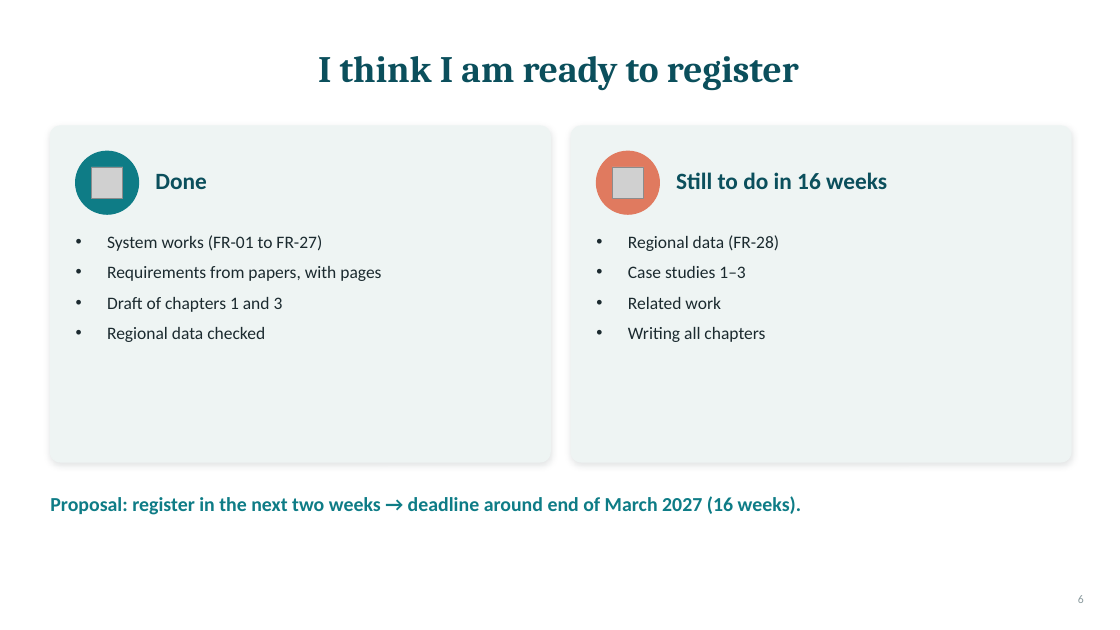
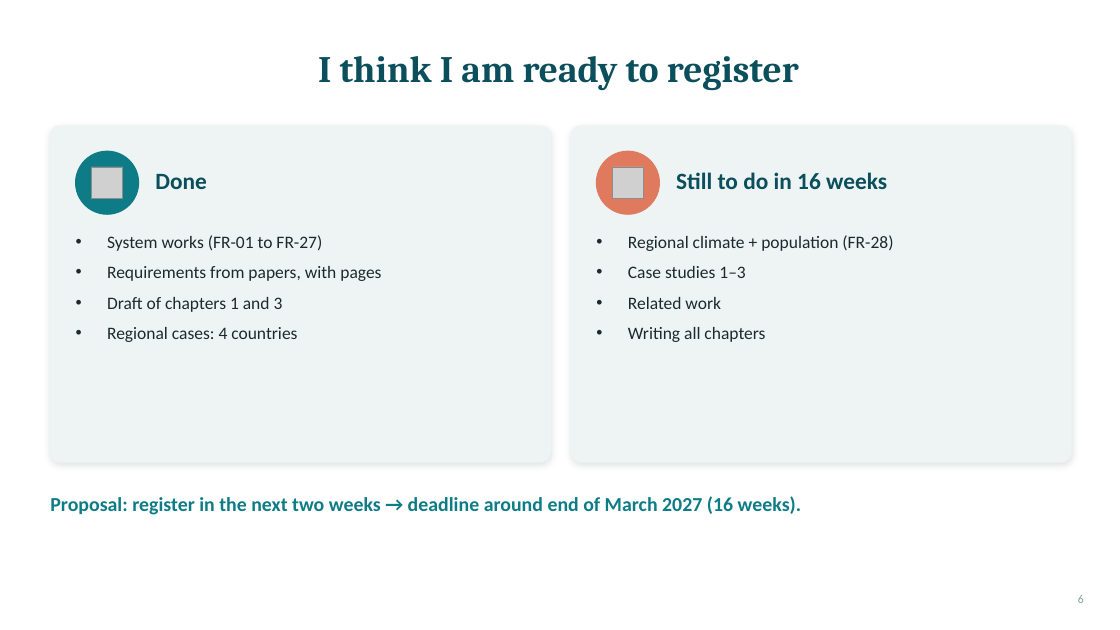
Before and after one commit to geohanibal/llm-climate-health, a slide deck: slide 6 of docs/thesis/supervisor_meetings/2026-11-19_presentation.pptx. Drawn at 1120x630 pixels with LibreOffice and Linux fonts; fonts in the diff are those of the drawing; grey boxes stand for pictures. Boxes give left, top, right and bottom in pixels: in the first picture for what was removed or moved away, otherwise in the second. Text is boxed around its words. In the diff, an @@ line names an element or a change of style, - is before the commit and + after.

```diff
--- a/docs/thesis/supervisor_meetings/2026-11-19_presentation.pptx
+++ b/docs/thesis/supervisor_meetings/2026-11-19_presentation.pptx
@@ text at [628,235,893,251]: text changed @@
-• Regional data (FR-28)
+• Regional climate + population (FR-28)
@@ text at [107,327,297,342]: text changed @@
-• Regional data checked
+• Regional cases: 4 countries
```
Also in this commit, not shown: 1 other slide changed, 2 other files.
